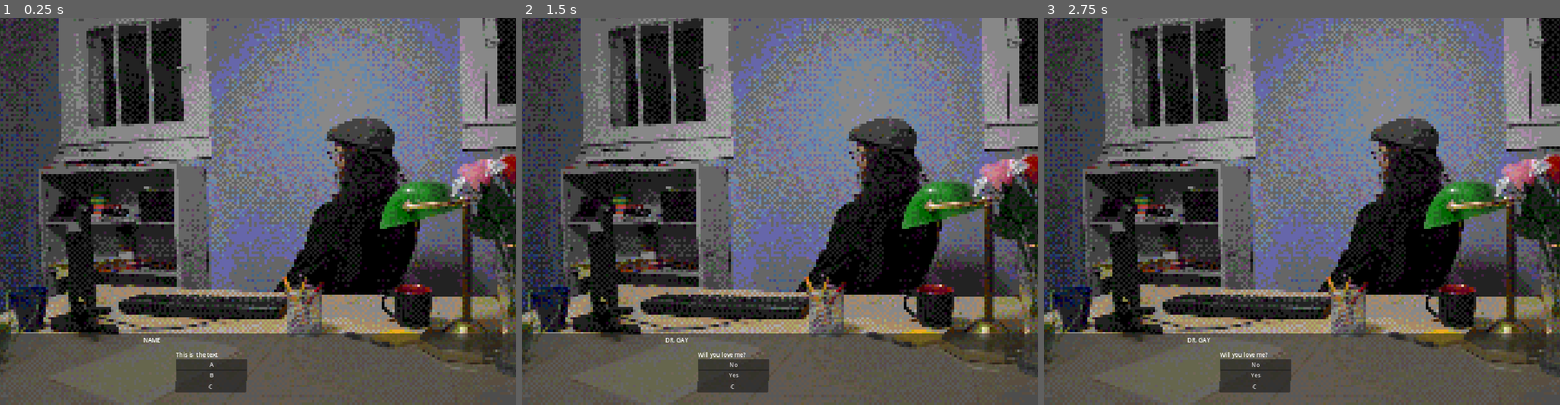
Above: before the commit, frames 1-3 (left to right).
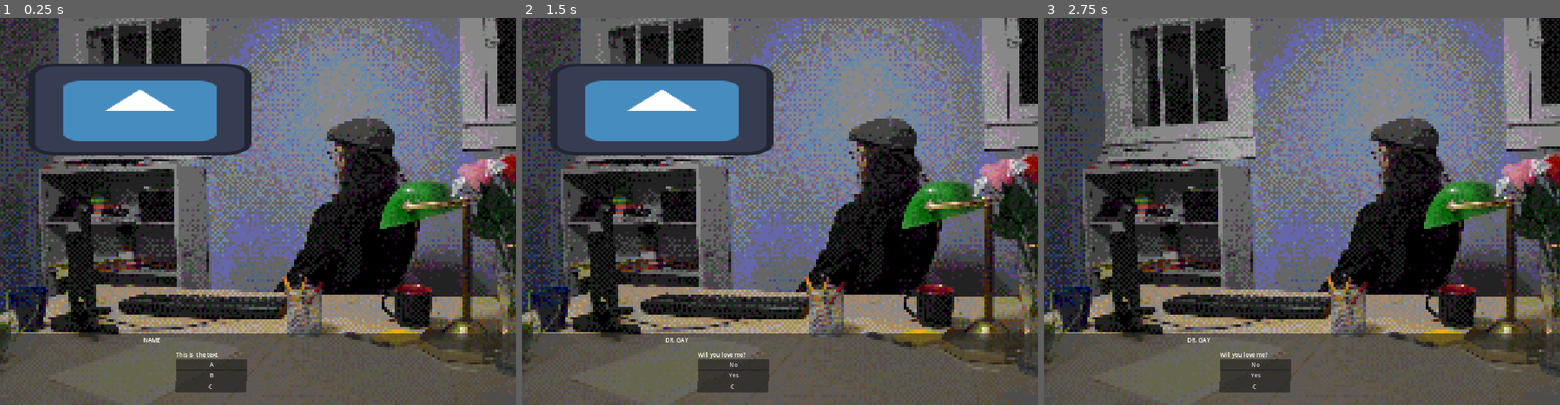
Above: after the commit, the same moments.

Repository: ponzis/Ludum-Dare-55
Game: Godot game, scene res://main.tscn
Two runs of this game, one before a commit and one after it. Both use one fixed random seed, a clock stepped at 60 frames per second and the inputs below. The engine's default icon, where the game draws it, is replaced by a stand-in: a white triangle on a blue panel in a dark square.
Inputs (mouse positions are in pixels of both pictures, inside the frame that each line leads up to):
- Up to frame 1 (0.25 s): no input
- Up to frame 2 (1.5 s): click (671, 374) at 0.5 s; click (872, 207) at 1.25 s
- Up to frame 3 (2.75 s): click (1183, 110) at 2.02 s

The runs differ from the first frame. In frame 1, 8.9% of the frame differs, in the area x 5-49%, y 11-36%; in frame 2, 8.9%; in frame 3, nothing differs.

Commit message:
Added pick up item class and added a function to handle setting flags to items.

Diff:
--- a/Rooms/HeadMaster/Room4.tscn
+++ b/Rooms/HeadMaster/Room4.tscn
@@ -1,9 +1,11 @@
-[gd_scene load_steps=5 format=3 uid="uid://bwt04pbe02yvc"]
+[gd_scene load_steps=7 format=3 uid="uid://bwt04pbe02yvc"]
 
 [ext_resource type="Texture2D" uid="uid://c5vsf2lv7fbu5" path="res://Rooms/HeadMaster/test2.png" id="1_rxhgl"]
 [ext_resource type="Script" path="res://scripts/move_action.gd" id="2_yo1aw"]
 [ext_resource type="Script" path="res://scripts/dialog_action.gd" id="3_u034m"]
 [ext_resource type="Script" path="res://scripts/event_item.gd" id="4_yd0rg"]
+[ext_resource type="Script" path="res://Rooms/HeadMaster/pickup_item.gd" id="5_nqyfy"]
+[ext_resource type="Texture2D" uid="uid://dyu1neqlp1fnp" path="res://icon.svg" id="5_o1l45"]
 
 [node name="Room4" type="Node2D"]
 scale = Vector2(6, 6)
@@ -35,8 +37,17 @@
 offset_bottom = 68.3333
 scale = Vector2(0.374598, 0.507877)
 script = ExtResource("4_yd0rg")
-visibility_flags = {
-"REEEEEEEEEEEEEEEEEEEEEEEEEEEEE": true
+
+[node name="PickupItem" type="TextureButton" parent="Background"]
+offset_left = -98.0
+offset_top = -61.0
+offset_right = 30.0
+offset_bottom = 67.0
+scale = Vector2(0.695015, 0.285648)
+texture_normal = ExtResource("5_o1l45")
+script = ExtResource("5_nqyfy")
+set_flags_on_pickup = {
+"Oooble": true
 }
 
 [connection signal="mouse_entered" from="Background/Folder" to="Background/Folder" method="_on_mouse_entered"]
@@ -45,3 +56,4 @@
 [connection signal="mouse_entered" from="Background/Headmaster" to="Background/Headmaster" method="_on_mouse_entered"]
 [connection signal="mouse_exited" from="Background/Headmaster" to="Background/Headmaster" method="_on_mouse_exited"]
 [connection signal="pressed" from="Background/Headmaster" to="Background/Headmaster" method="_on_pressed"]
+[connection signal="pressed" from="Background/PickupItem" to="Background/PickupItem" method="_on_pressed"]
--- /dev/null
+++ b/Rooms/HeadMaster/pickup_item.gd
@@ -0,0 +1,22 @@
+extends "res://scripts/item.gd"
+
+@export var required_pickup_flags := {}
+
+@export var set_flags_on_pickup := {}
+
+func _ready():
+
+	pass
+
+
+# Called every frame. 'delta' is the elapsed time since the previous frame.
+func _process(delta):
+	pass
+
+#Maybe add a replace node to it...
+
+func _on_pressed():
+	if check_conditions(required_pickup_flags):
+		set_flags(set_flags_on_pickup) # Set the relevant flags
+		self.hide() #Hide the picked up item
+	pass # Replace with function body.
--- a/scripts/event_item.gd
+++ b/scripts/event_item.gd
@@ -1,5 +1,7 @@
 extends "res://scripts/item.gd"
 
+
+#Idea is that interacting with this item checks flags and then sets a bunch of flags
 #flags to check
 #@export var
 
--- a/scripts/item.gd
+++ b/scripts/item.gd
@@ -9,7 +9,7 @@
 @export var visibility_flags:= {}
 
 
-func check_conditions(flags:Dictionary,ignore_missing = true, return_if_met = true):
+func check_conditions(flags:Dictionary,ignore_missing = true, return_if_met = true):#TODO: Rename to check flags?
 	if flags.is_empty() and ignore_missing:
 		print("No flags set.")
 		return return_if_met
@@ -28,6 +28,11 @@
 					return not return_if_met #Else, autofail
 	return return_if_met #since we got through the ladder we are confirmed.
 
+func set_flags(flags:Dictionary):
+	print("Setting Flags")
+	for flag in flags.keys():
+		print("	%s"%flag)
+		game_manager.game_flags[flag]=flags[flag]
 
 
 
@@ -38,7 +43,9 @@
 func _ready():
 	print("Item %s ready" % self.name)
 	if check_conditions(visibility_flags):
-		print("Item should be visible!")
+		self.show()
+	else:
+		self.hide()
 	Input.set_custom_mouse_cursor(crosshair)
 	make_clip_mask()
 	pass
